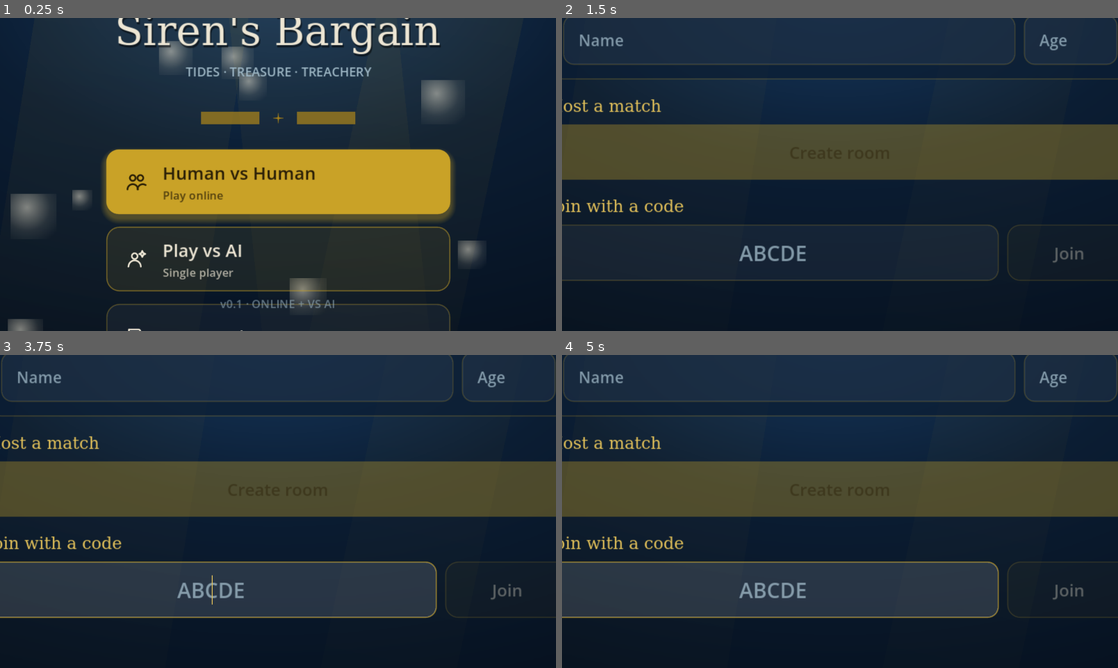
Above: before the commit, frames 1-4 (two rows, left to right).
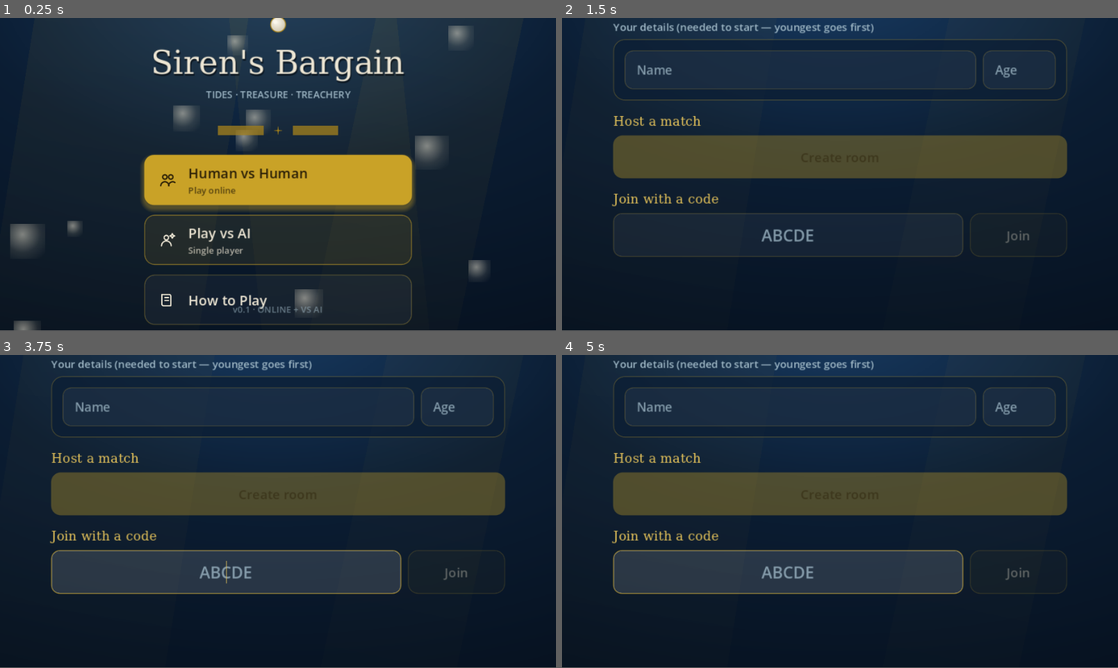
Above: after the commit, the same moments.

Repository: jordansaker/sirens-bargain
Game: Godot game, scene res://scenes/MainMenu.tscn
Two runs of this game, one before a commit and one after it. Both use one fixed random seed, a clock stepped at 60 frames per second and the inputs below.
Inputs (mouse positions are in pixels of both pictures, inside the frame that each line leads up to):
- Up to frame 1 (0.25 s): no input
- Up to frame 2 (1.5 s): click (840, 180) at 0.5 s; tap Enter at 1.25 s; move the mouse to (962, 158) at 1.27 s; hold Shift from 1.28 s (still down); click (962, 158) at 1.42 s
- Up to frame 3 (3.75 s): release Shift at 2 s; tap Space at 2, 3.5 s; drag from (166, 527) to (250, 574) at 2.02 s; tap Enter at 2.75 s; move the mouse to (333, 442) at 2.77 s; tap Ctrl at 2.85 s; click (333, 442) at 2.92 s; drag from (250, 574) to (111, 464) at 3.52 s
- Up to frame 4 (5 s): tap Enter at 4.25 s; move the mouse to (1006, 558) at 4.27 s; tap Alt at 4.35 s; click (1006, 558) at 4.42 s
The window is 800x450 before the commit and 800x449 after it. Grey fills any space a smaller window leaves; there, only what the larger window draws over its background counts as a difference.

The runs differ from the first frame. In frame 1, 21% of the frame differs, in the area x 1-88%, y 0-100%; in frame 2, 12%; in frame 3, 22%, in the area x 0-100%, y 0-84%; in frame 4, 22%.

Commit message:
Mobile web: revert stretch/scale back to 1.4
Co-Authored-By: Claude Opus 4.7 (1M context) <noreply@anthropic.com>

Diff:
--- a/project.godot
+++ b/project.godot
@@ -37,7 +37,7 @@
 window/size/viewport_height=540
 window/stretch/mode="canvas_items"
 window/stretch/aspect="expand"
-window/stretch/scale=1.8
+window/stretch/scale=1.4
 window/handheld/orientation=0
 
 [editor_plugins]
